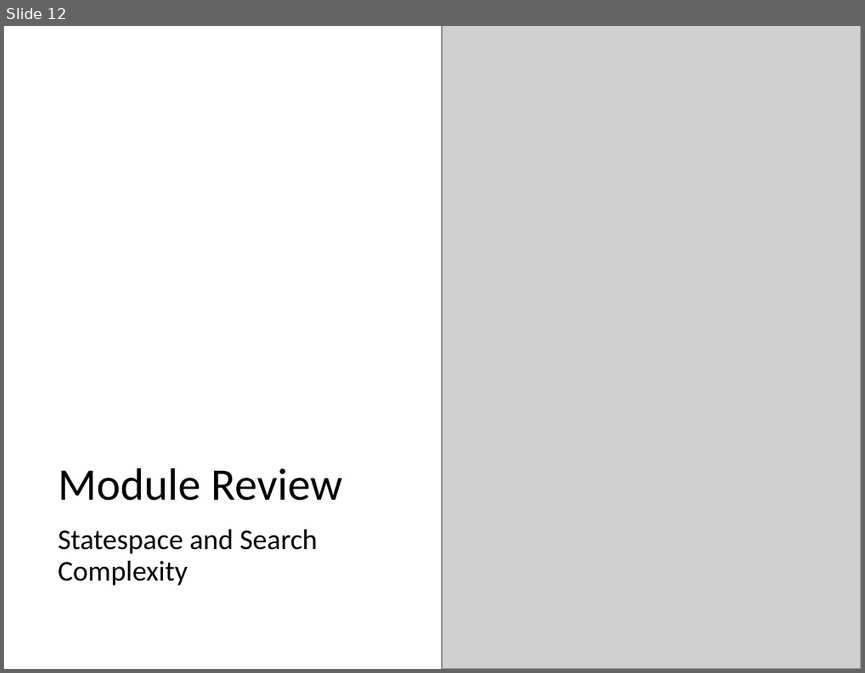
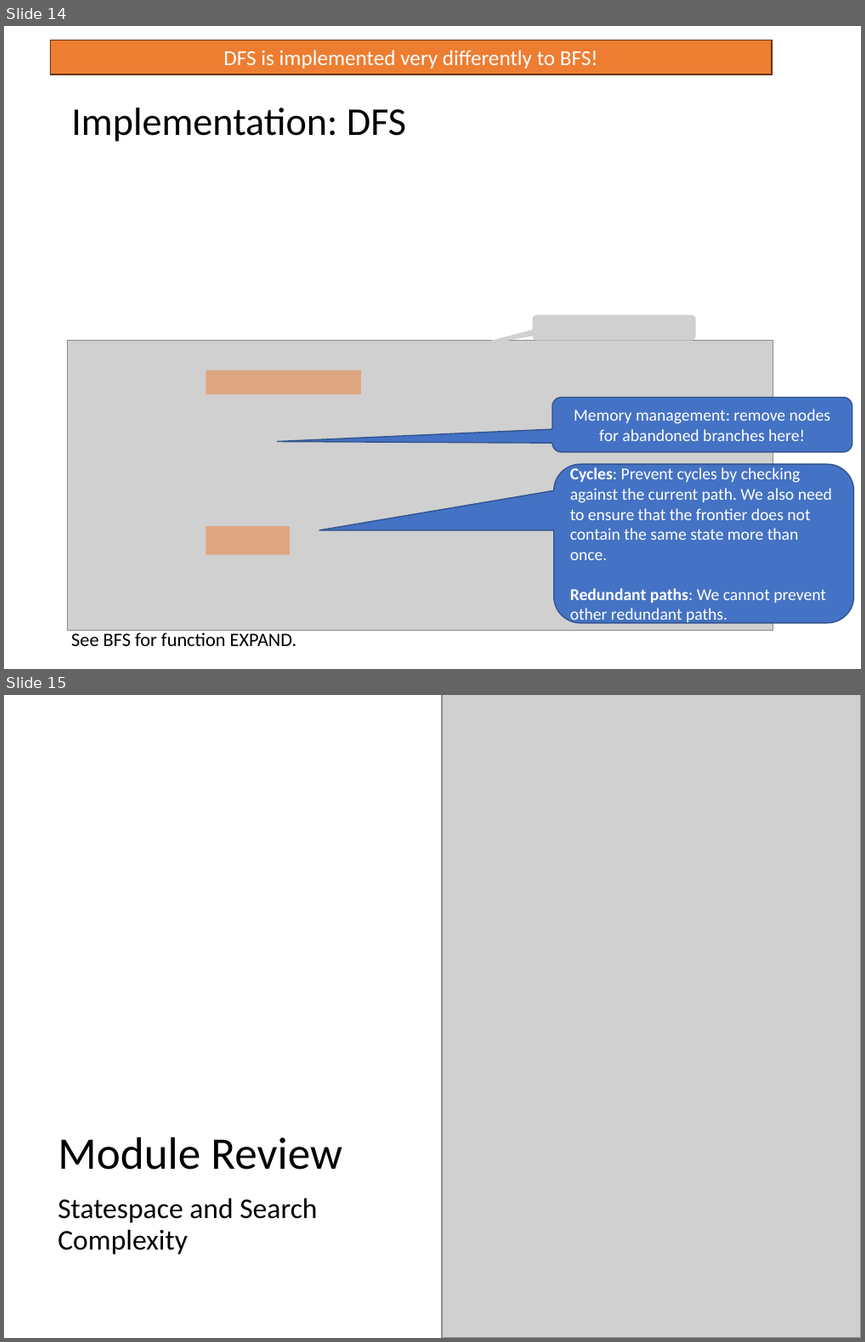
Before and after one commit to mhahsler/CS7320-AI, a slide deck: slides/03_search_discussion.pptx. Shown one above the other, each under a label of ours: slide 12 before the commit, slides 14 and 15 after it. The pictures are 865x673 and 865x1342 pixels, drawn with LibreOffice and Linux fonts; fonts in the diff are those of the drawing; grey boxes stand for pictures. Boxes give left, top, right and bottom in pixels: in the first picture for what was removed or moved away, otherwise in the second. Text is boxed around its words. In the diff, an @@ line names an element or a change of style, - is before the commit and + after.

```diff
--- a/slides/03_search_discussion.pptx
+++ b/slides/03_search_discussion.pptx
@@ slide 14 added at box(4, 26, 861, 669), background #FFFFFF @@
@@ rectangle added at box(50, 40, 772, 74), fill #ED7D31, outline #683715 1 pt, 18 pt, text #FFFFFF @@
+DFS is implemented very differently to BFS!
@@ title added at box(71, 108, 406, 142), 33 pt, text #000000 @@
+Implementation: DFS
@@ picture added at box(533, 315, 696, 340) @@
@@ picture added at box(68, 340, 772, 630) @@
@@ rectangle added at box(205, 370, 360, 394), fill #ED7D31 at 50% opacity @@
@@ rounded speech box added at box(552, 397, 852, 452), fill #4472C4, outline #325491 1 pt, 14 pt, text #FFFFFF @@
+Memory management: remove nodes for abandoned branches here!
@@ rounded speech box added at box(554, 464, 854, 623), fill #4472C4, outline #325491 1 pt, 14 pt, text #FFFFFF @@
+Cycles: Prevent cycles by checking against the current path. We also need to ensure that the frontier does not contain the same state more than once.
+Redundant paths: We cannot prevent other redundant paths.
@@ rectangle added at box(205, 526, 290, 554), fill #ED7D31 at 50% opacity @@
@@ text added at box(71, 630, 297, 646), 16 pt, text #000000 @@
+See BFS for function EXPAND.
@@ what was slide 12 is now slide 15 @@
```
Also in this commit, not shown: 10 slides changed, 5 other slides added, 4 slides removed, 1 other file.
